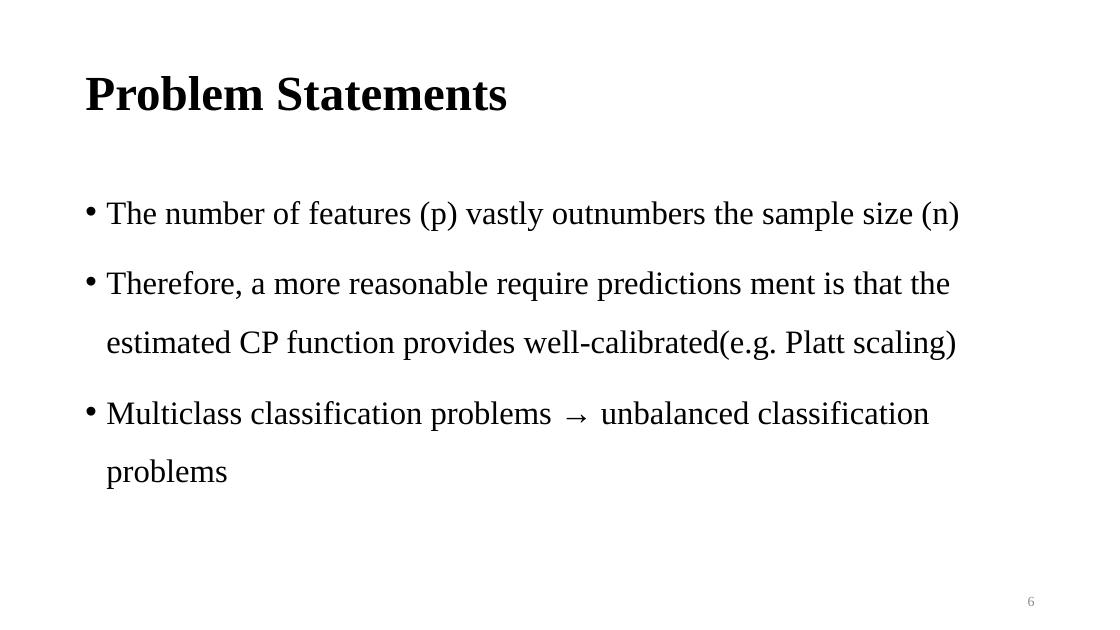
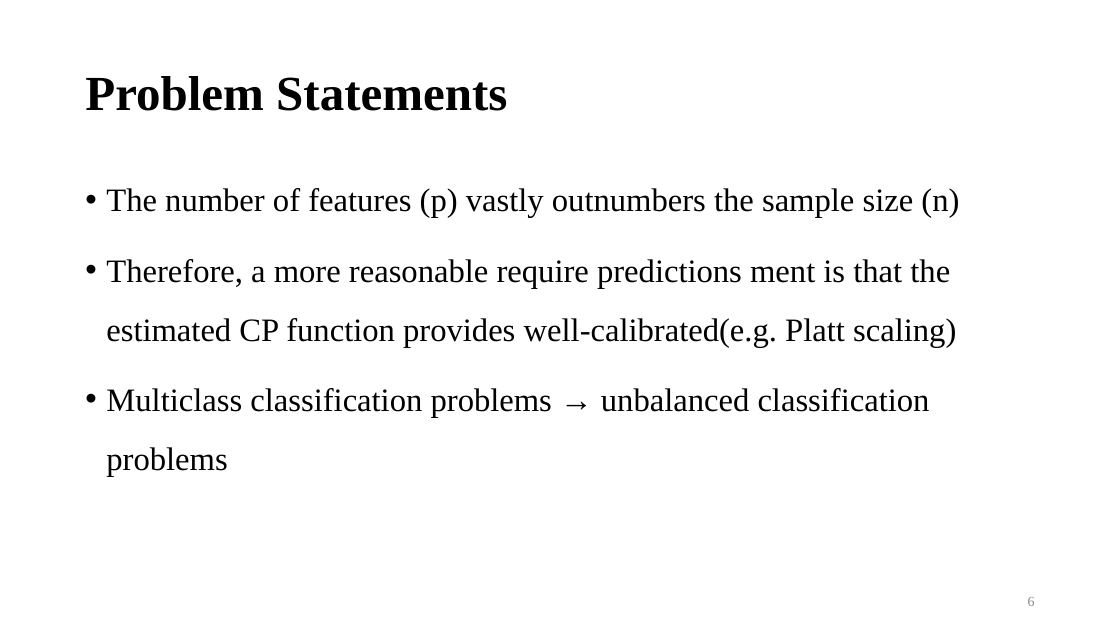
Before and after one commit to bernie6401/NTU_ML, a slide deck: slide 6 of Final Project/Final Paper/HO-Machine learning workflows.pptx. Drawn at 1120x630 pixels with LibreOffice and Linux fonts; fonts in the diff are those of the drawing; background and template pictures are left out. Boxes give left, top, right and bottom in pixels: in the first picture for what was removed or moved away, otherwise in the second. Text is boxed around its words. In the diff, an @@ line names an element or a change of style, - is before the commit and + after.

```diff
--- a/Final Project/Final Paper/HO-Machine learning workflows.pptx
+++ b/Final Project/Final Paper/HO-Machine learning workflows.pptx
@@ text "The number of features (p) ...": place and size @@
-text "The number of features (p) ..." at bbox=[106, 201, 959, 489]
+text "The number of features (p) ..." at bbox=[106, 188, 959, 476]
```
Also in this commit, not shown: 10 other slides changed, 16 slides added, 1 other file.
